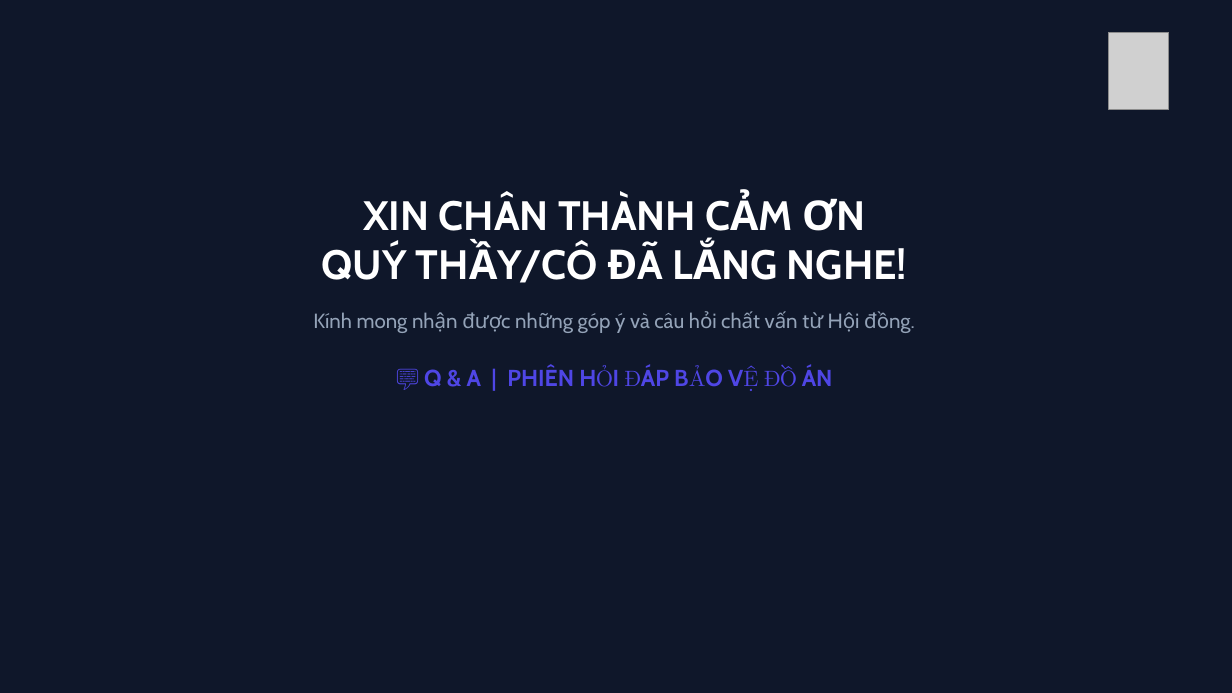
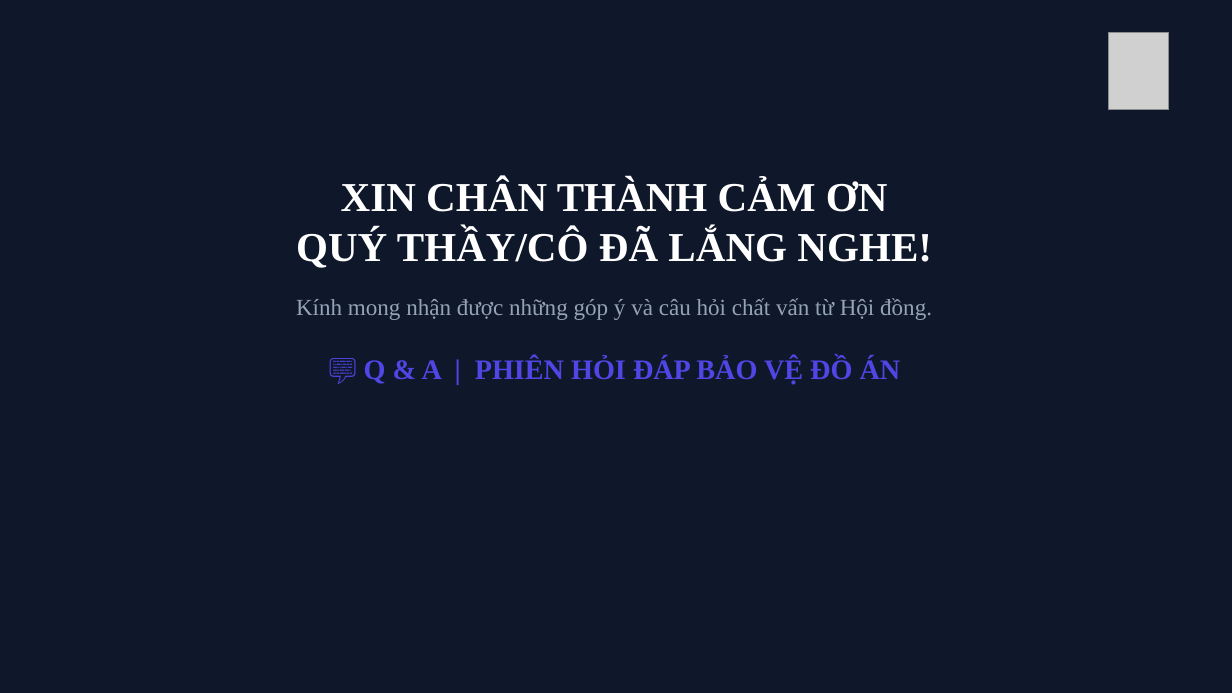
Before and after one commit to linhle100905/real-time-retail-analytics-platform, a slide deck: slide 13 of docs/Bao_Cao_Thuyet_Trinh_Do_An_Full.pptx. Drawn at 1232x693 pixels with LibreOffice and Linux fonts; fonts in the diff are those of the drawing; grey boxes stand for pictures. Boxes give left, top, right and bottom in pixels: in the first picture for what was removed or moved away, otherwise in the second. Text is boxed around its words. In the diff, an @@ line names an element or a change of style, - is before the commit and + after.

Commit message:
docs: standardize all presentation slides with Times New Roman font (content 15pt, titles 22pt)

```diff
--- a/docs/Bao_Cao_Thuyet_Trinh_Do_An_Full.pptx
+++ b/docs/Bao_Cao_Thuyet_Trinh_Do_An_Full.pptx
@@ text "XIN CHÂN THÀNH CẢM ƠN ...": place and size @@
-text "XIN CHÂN THÀNH CẢM ƠN ..." at (313,196,907,387)
+text "XIN CHÂN THÀNH CẢM ƠN ..." at (296,179,932,384)
@@ text "XIN CHÂN THÀNH CẢM ƠN ..." at (296,179,932,384): font Cabin to Times New Roman; size 16 to 18 pt in "Kính mong nhận được những góp ý ..."; size 18 to 22 pt in "💬 Q & A | PHIÊN HỎI ..."; more space between paragraphs @@
```
Also in this commit, not shown: 12 other slides changed.
